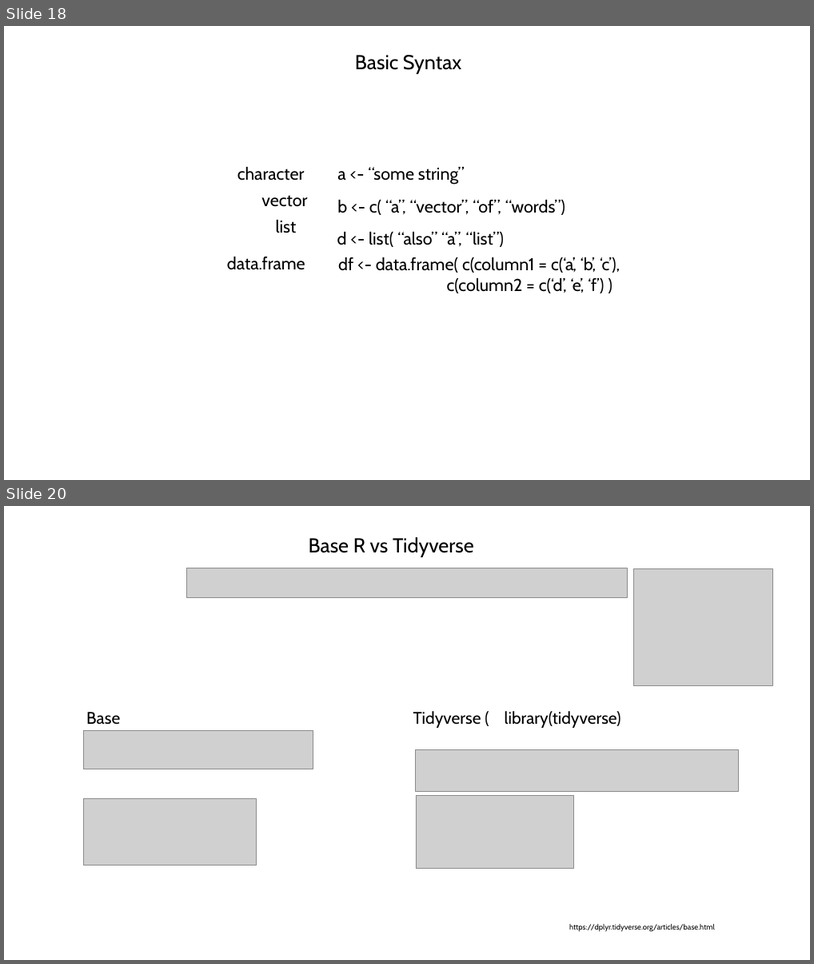
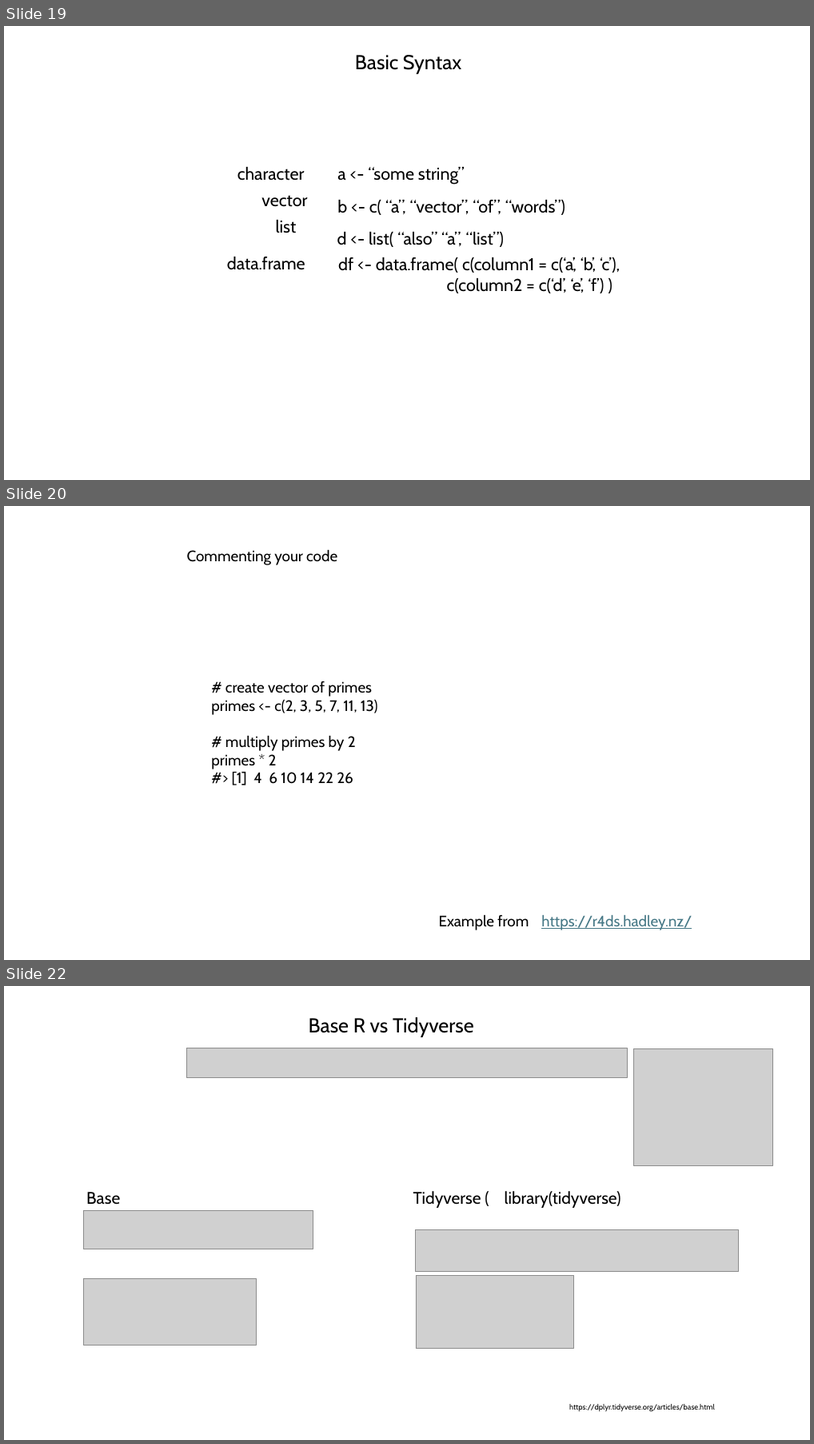
Before and after one commit to jraab/GNET749_RNAseq, a slide deck: lectures/2025_GNET749_Lecture1.pptx. Shown one above the other, each under a label of ours: slides 18 and 20 before the commit, slides 19, 20 and 22 after it; the slides between them are not shown. The pictures are 814x964 and 814x1444 pixels, drawn with LibreOffice and Linux fonts; fonts in the diff are those of the drawing; grey boxes stand for pictures. Boxes give left, top, right and bottom in pixels: in the first picture for what was removed or moved away, otherwise in the second. Text is boxed around its words. In the diff, an @@ line names an element or a change of style, - is before the commit and + after.

```diff
--- a/lectures/2025_GNET749_Lecture1.pptx
+++ b/lectures/2025_GNET749_Lecture1.pptx
@@ slide 20 added at <box>4,506,810,960</box>, background #FFFFFF @@
@@ text added at <box>187,549,338,565</box>, 18 pt, text #000000 @@
+Commenting your code
@@ text added at <box>211,681,378,785</box>, 18 pt, text #000000 @@
+# create vector of primes
+primes <- c(2, 3, 5, 7, 11, 13)
+# multiply primes by 2
+primes * 2
+#> [1] 4 6 10 14 22 26
@@ text added at <box>439,915,529,930</box>, 18 pt, text #000000 @@
+Example from
@@ text added at <box>542,915,692,930</box>, 18 pt, text #467886, underline @@
+https://r4ds.hadley.nz/
@@ what was slide 18 is now slide 19 @@
@@ what was slide 20 is now slide 22 @@
```
Also in this commit, not shown: 13 slides changed, 2 other slides added, 1 slide removed, 1 other file.
